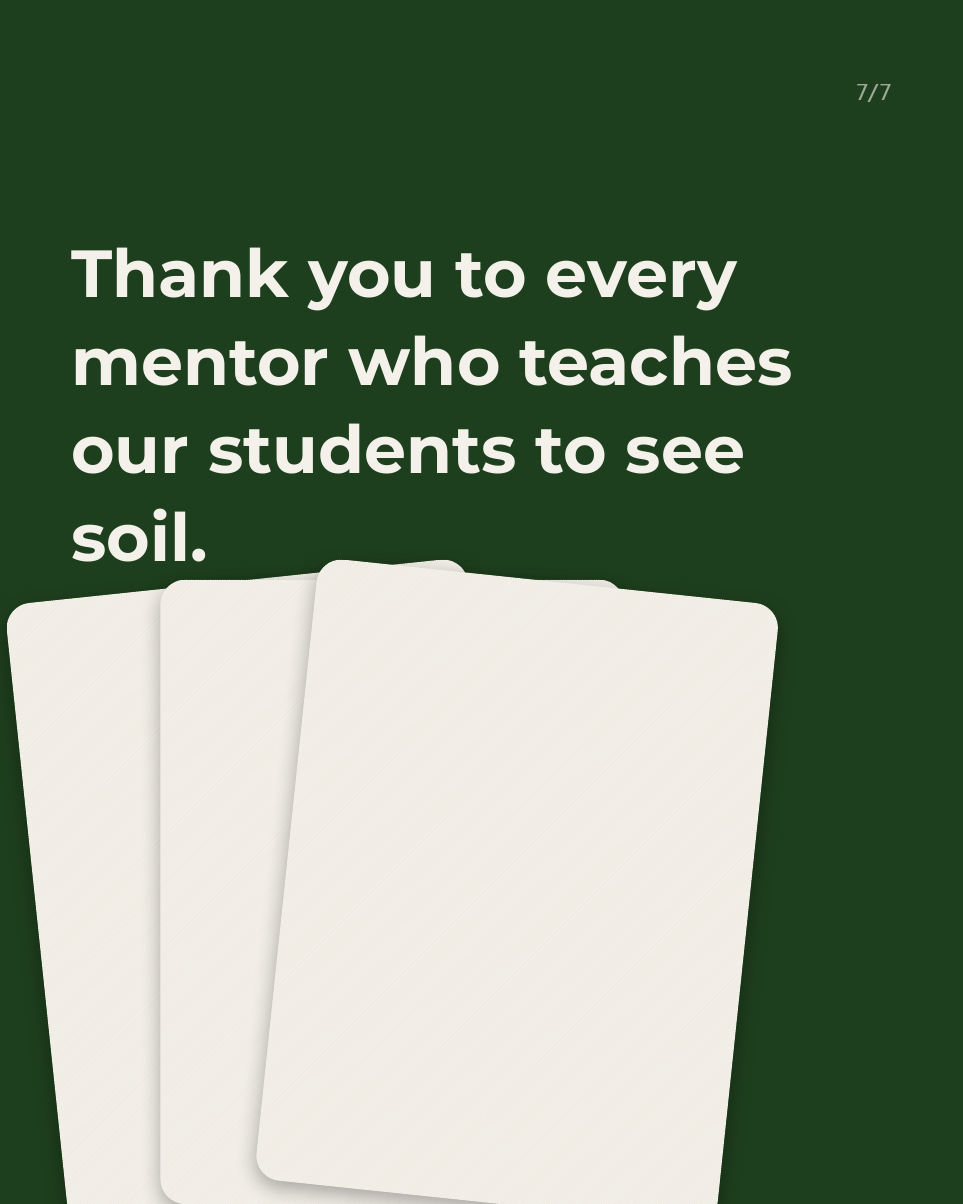
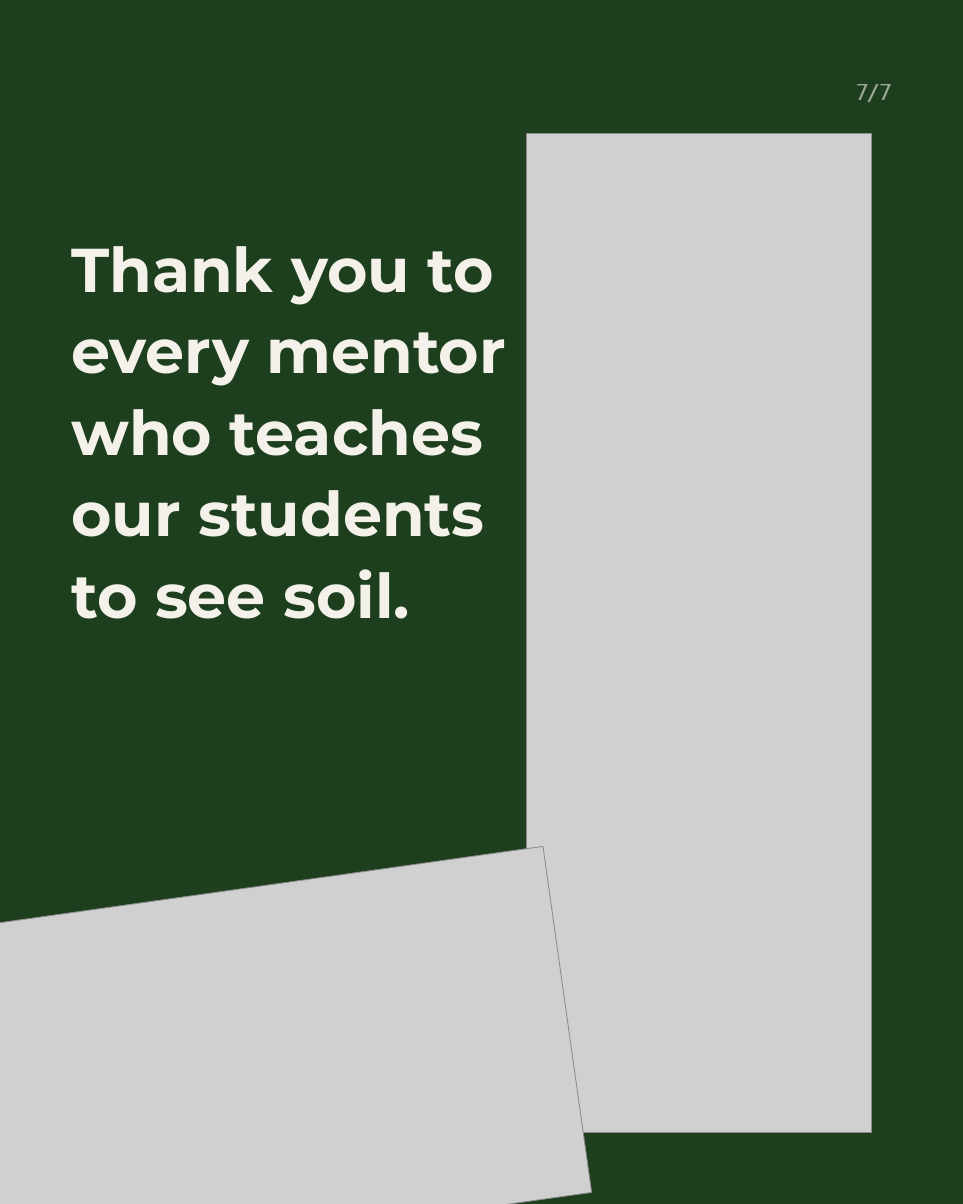
Before and after one commit to linneamoritznyc/SFW-SocialMedia, a slide deck: slide 7 of templates/posts/october/2026-10-05-mon-ig-teachers-day-trading-cards.pptx. Drawn at 963x1204 pixels with LibreOffice and Linux fonts; fonts in the diff are those of the drawing; grey boxes stand for pictures. Boxes give left, top, right and bottom in pixels: in the first picture for what was removed or moved away, otherwise in the second. Text is boxed around its words. In the diff, an @@ line names an element or a change of style, - is before the commit and + after.

```diff
--- a/templates/posts/october/2026-10-05-mon-ig-teachers-day-trading-cards.pptx
+++ b/templates/posts/october/2026-10-05-mon-ig-teachers-day-trading-cards.pptx
@@ picture added at [526,134,872,1132] @@
@@ text "Thank you to every mentor ..." at [71,246,506,619]: size 56 to 52 pt @@
@@ rounded rectangle removed at [5,557,531,1204] @@
@@ rounded rectangle removed at [254,557,780,1204] @@
@@ rounded rectangle removed at [161,580,625,1204] @@
@@ picture added at [0,846,592,1204] @@
```
Also in this commit, not shown: 1 other slide changed, 5 slides added, 5 slides removed, 54 other files.
